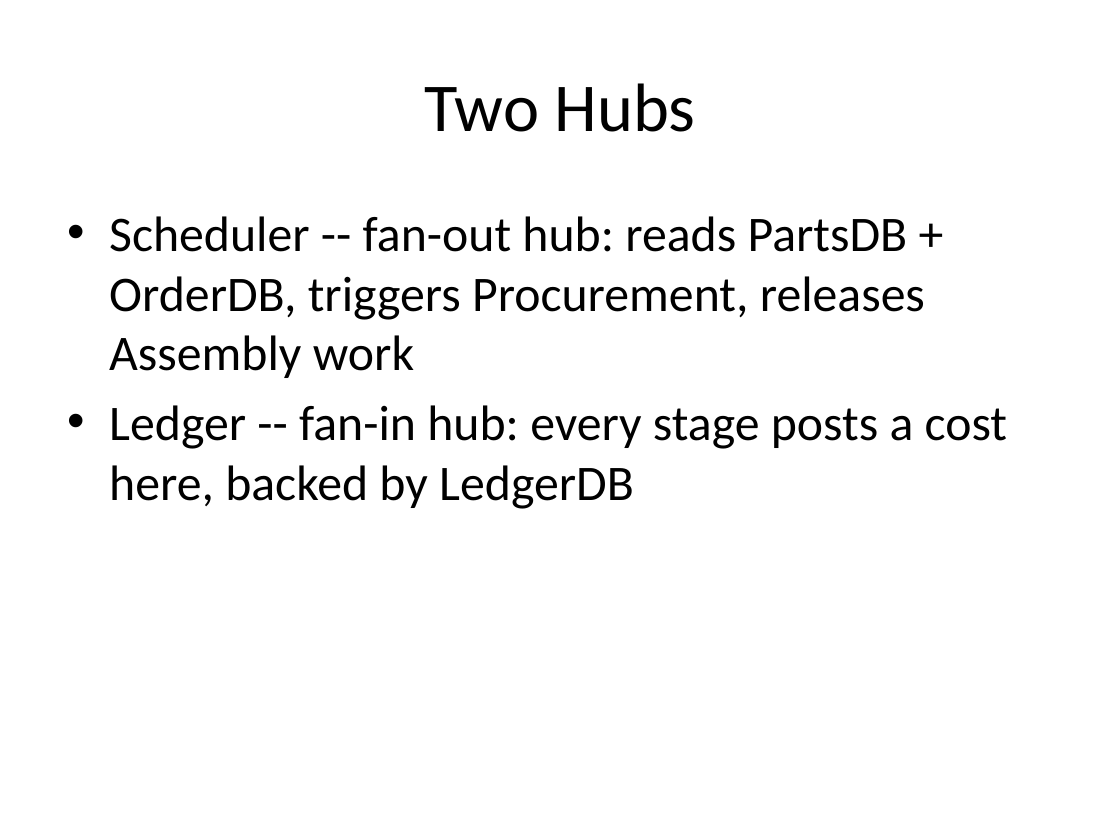
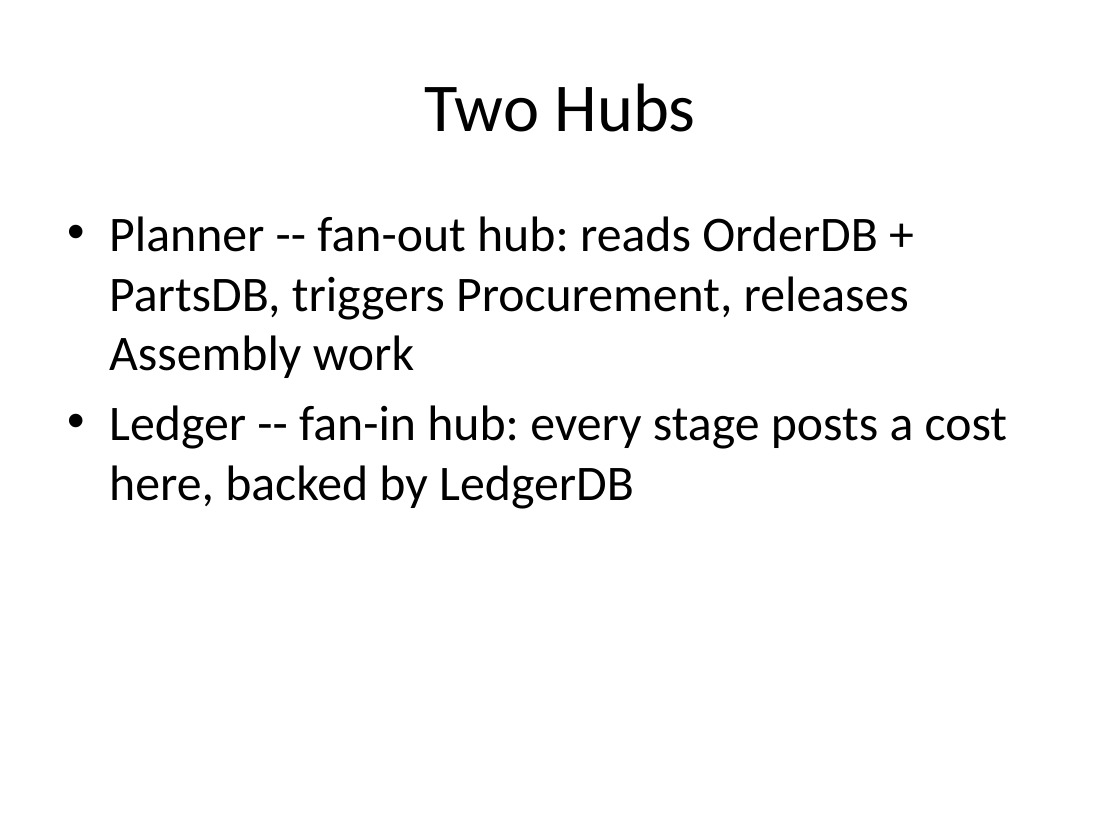
Before and after one commit to shuhan-ctrlcv/kb-test, a slide deck: slide 2 of docs/factory_overview.pptx. Drawn at 1120x840 pixels with LibreOffice and Linux fonts; fonts in the diff are those of the drawing. Boxes give left, top, right and bottom in pixels: in the first picture for what was removed or moved away, otherwise in the second. Text is boxed around its words. In the diff, an @@ line names an element or a change of style, - is before the commit and + after.

```diff
--- a/docs/factory_overview.pptx
+++ b/docs/factory_overview.pptx
@@ text at (109, 216, 909, 378): text changed @@
-• Scheduler -- fan-out hub: reads PartsDB + OrderDB, triggers Procurement, releases Assembly work
+• Planner -- fan-out hub: reads OrderDB + PartsDB, triggers Procurement, releases Assembly work
```
Also in this commit, not shown: 1 slide added, 1 slide removed, 30 other files.
